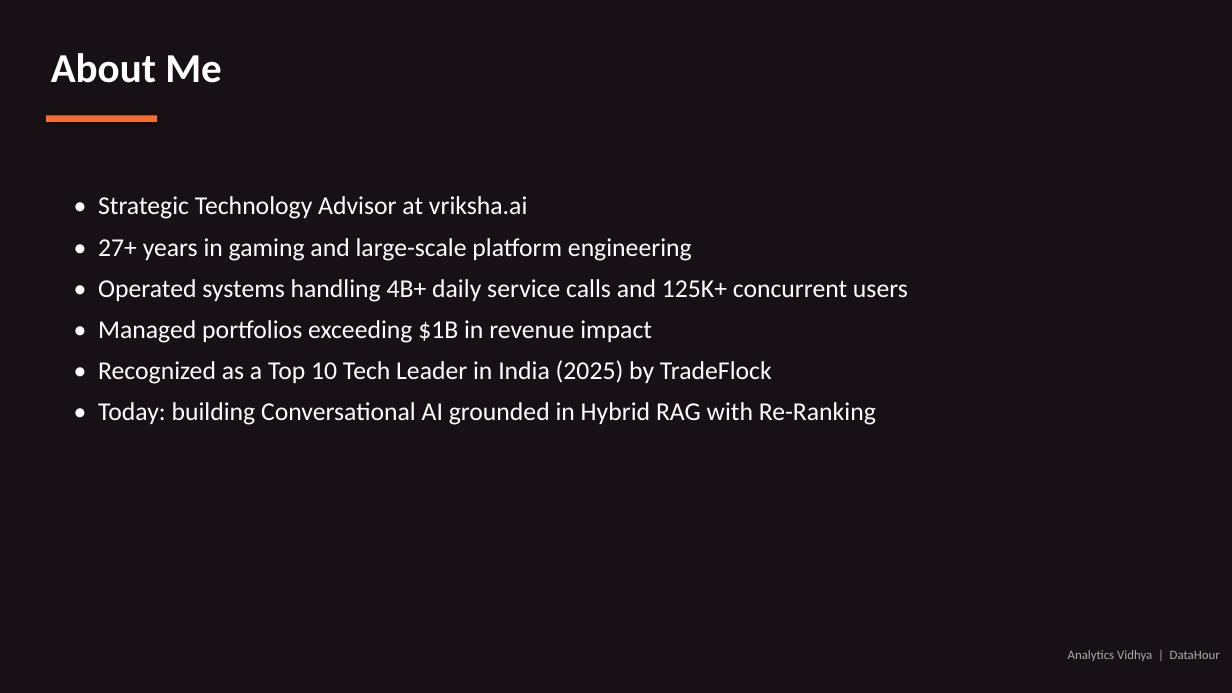
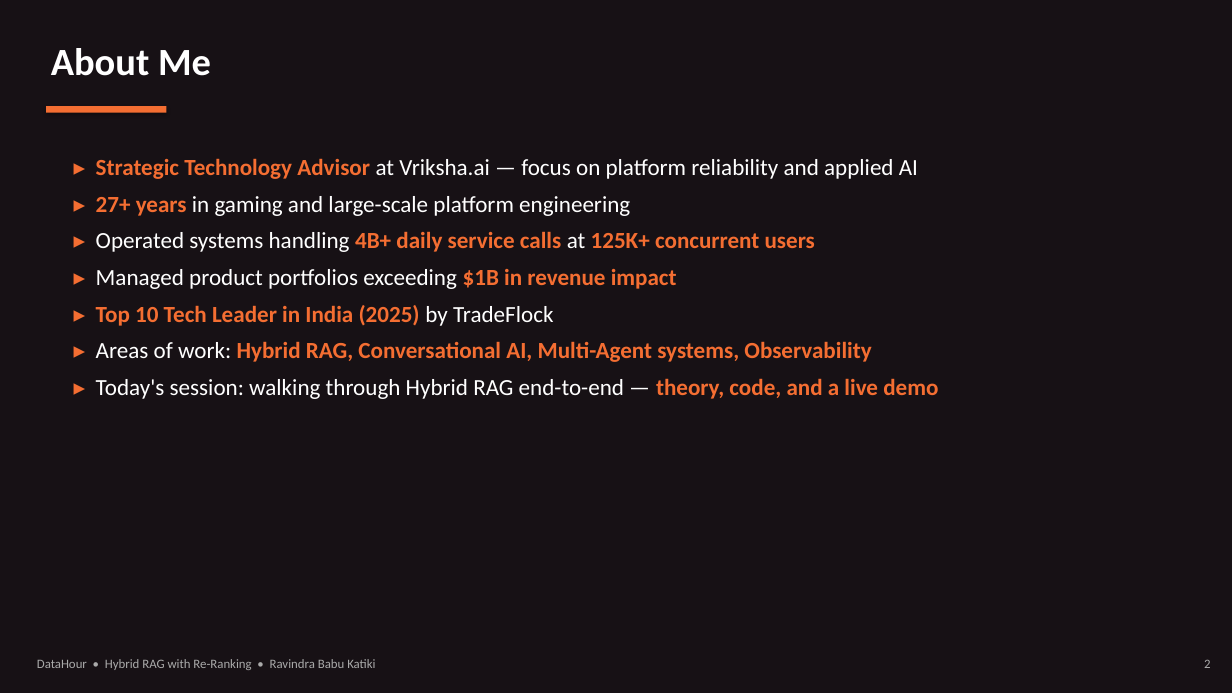
Before and after one commit to sunrise197605/Datahour_HybridRAG, a slide deck: slide 2 of DataHour_HybridRAG.pptx. Drawn at 1232x693 pixels with LibreOffice and Linux fonts; fonts in the diff are those of the drawing. Boxes give left, top, right and bottom in pixels: in the first picture for what was removed or moved away, otherwise in the second. Text is boxed around its words. In the diff, an @@ line names an element or a change of style, - is before the commit and + after.

Commit message:
Add class docstrings, self-contained demo notebook, and updated deck
Narrative 100-word docstrings on critical classes (HybridRAG,
DenseIndex, BM25Index, CrossEncoderReranker, LLMGenerator,
MistralChat) and key functions (reciprocal_rank_fusion,
build_prompt, CSFS/MRR/HitRate metrics). Ship a self-contained
Plan B notebook with both clean and pre-executed variants, and
the revised DataHour deck with Analytics Vidhya title art and
Vriksha logo.

```diff
--- a/DataHour_HybridRAG.pptx
+++ b/DataHour_HybridRAG.pptx
@@ text "About Me" at [51, 48, 211, 76]: size 32 to 30 pt @@
@@ rectangle: place and size @@
-rectangle at [46, 116, 157, 122]
+rectangle at [46, 106, 166, 113]
@@ text at [96, 158, 938, 399]: text changed; size 20 to 18 pt @@
-• Strategic Technology Advisor at vriksha.ai
-• 27+ years in gaming and large-scale platform engineering
-• Operated systems handling 4B+ daily service calls and 125K+ concurrent users
-• Managed portfolios exceeding $1B in revenue impact
-• Recognized as a Top 10 Tech Leader in India (2025) by TradeFlock
-• Today: building Conversational AI grounded in Hybrid RAG with Re-Ranking
+▸ Strategic Technology Advisor at Vriksha.ai — focus on platform reliability and applied AI
+▸ 27+ years in gaming and large-scale platform engineering
+▸ Operated systems handling 4B+ daily service calls at 125K+ concurrent users
+▸ Managed product portfolios exceeding $1B in revenue impact
+▸ Top 10 Tech Leader in India (2025) by TradeFlock
+▸ Areas of work: Hybrid RAG, Conversational AI, Multi-Agent systems, Observability
+▸ Today's session: walking through Hybrid RAG end-to-end — theory, code, and a live demo
@@ text at [37, 659, 375, 670]: text changed @@
-Analytics Vidhya | DataHour
+DataHour • Hybrid RAG with Re-Ranking • Ravindra Babu Katiki
@@ text added at [1204, 659, 1210, 668], 10 pt, text #AAAAAA @@
+2
```
Also in this commit, not shown: 14 other slides changed, 16 slides added, 6 slides removed, 14 other files.
